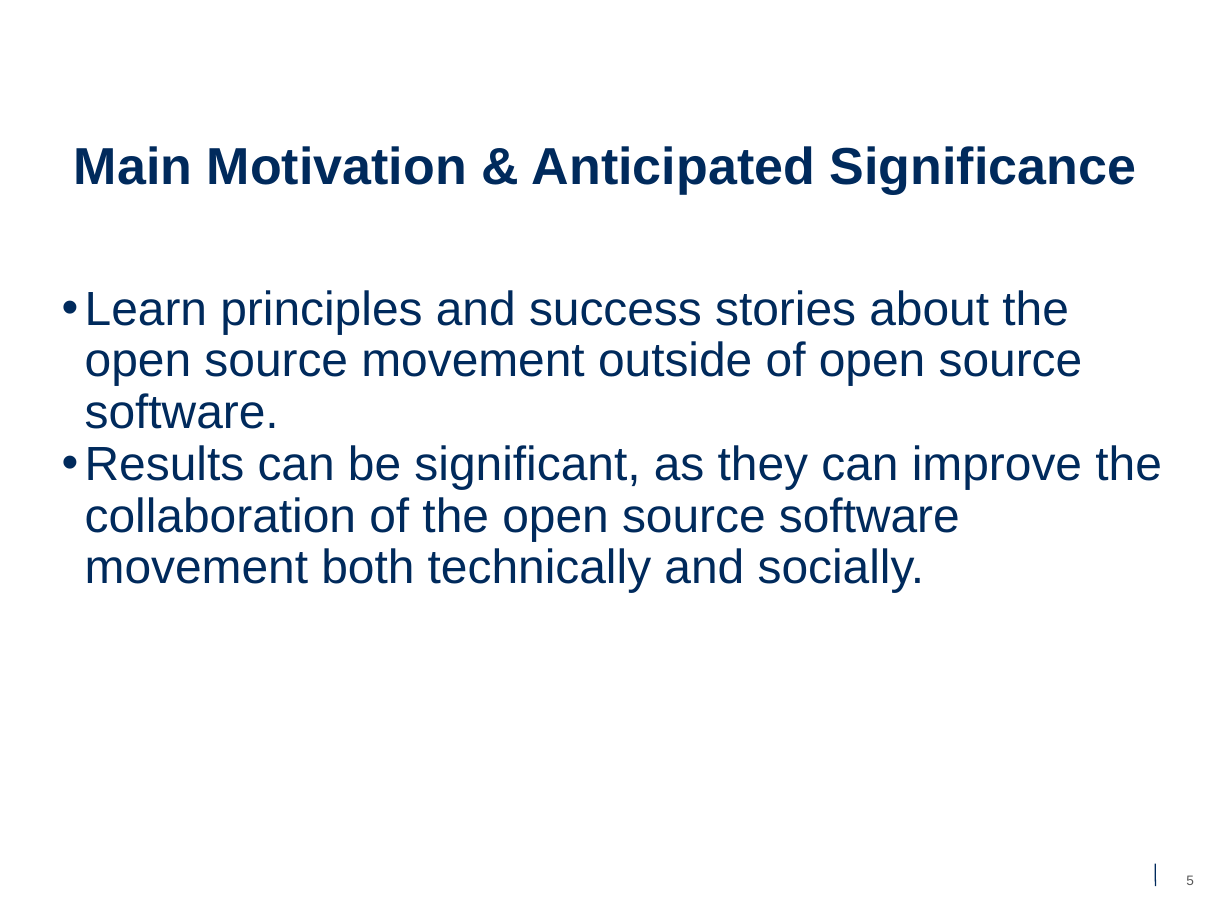
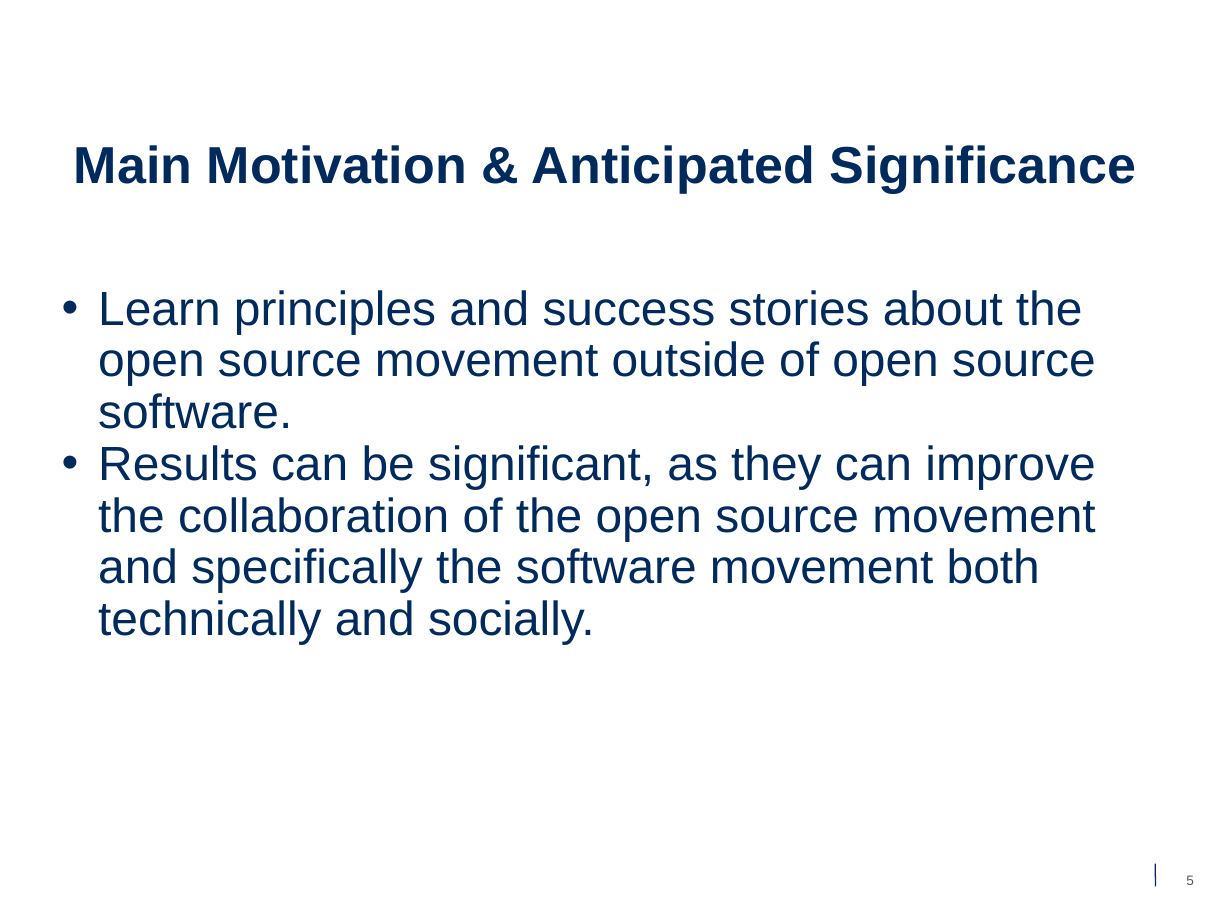
Before and after one commit to aliraeisdanaei/FOSH_Lit_Review, a slide deck: slide 5 of Presentation/presentation_v2.pptx. Drawn at 1232x924 pixels with LibreOffice and Linux fonts; fonts in the diff are those of the drawing; background and template pictures are left out. Boxes give left, top, right and bottom in pixels: in the first picture for what was removed or moved away, otherwise in the second. Text is boxed around its words. In the diff, an @@ line names an element or a change of style, - is before the commit and + after.

```diff
--- a/Presentation/presentation_v2.pptx
+++ b/Presentation/presentation_v2.pptx
@@ text at <box>98,290,1096,429</box>: indent changed @@
@@ text at <box>98,445,1095,644</box>: text changed @@
-• Results can be significant, as they can improve the collaboration of the open source software movement both technically and socially.
+• Results can be significant, as they can improve the collaboration of the open source movement and specifically the software movement both technically and socially.
```
Also in this commit, not shown: 5 other slides changed, 2 other files.
